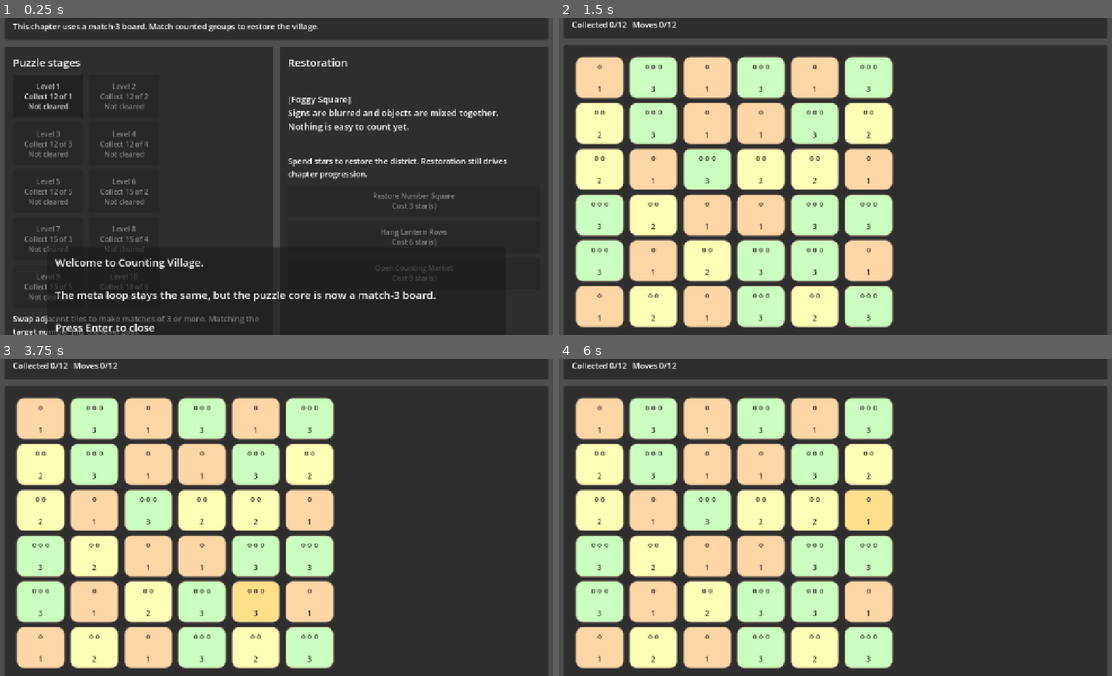
Above: before the commit, frames 1-4 (two rows, left to right).
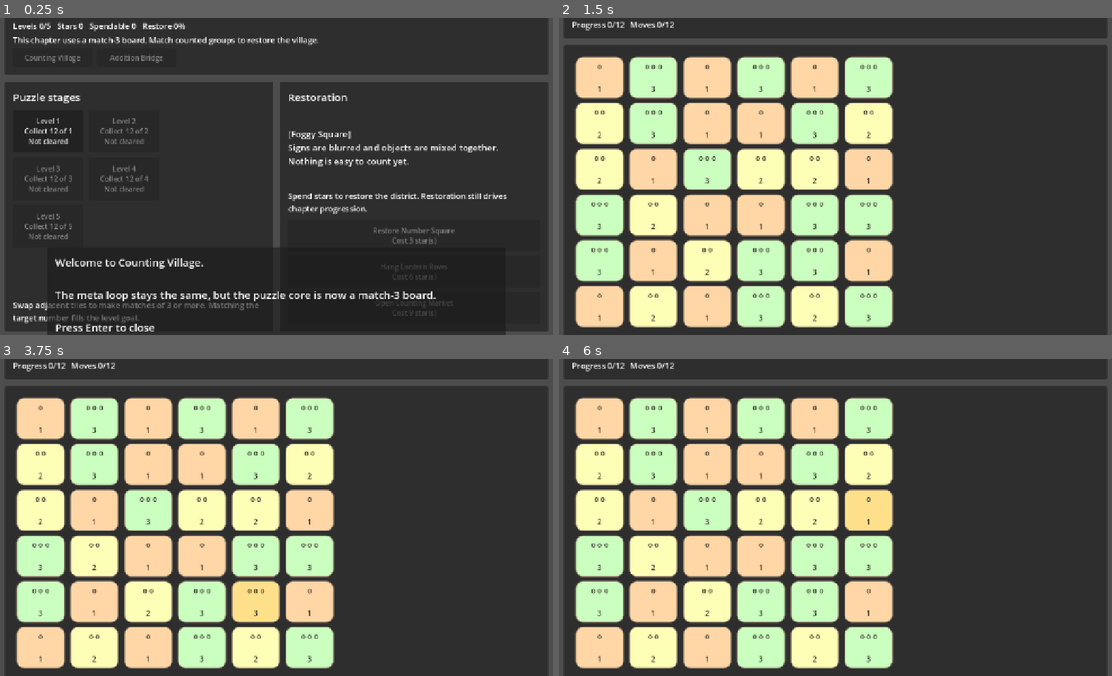
Above: after the commit, the same moments.

Repository: kim130727/math_civilization_rpg
Game: Godot game, scene res://main/Main.tscn
Same seed, same stepped clock (60 frames per second), same inputs: the game is played once before the commit and once after it.
Inputs (mouse positions are in pixels of both pictures, inside the frame that each line leads up to):
- Up to frame 1 (0.25 s): no input
- Up to frame 2 (1.5 s): click "Level 1 Collect 12 of 1 Not c…" at 0.5 s; tap Enter at 1.25 s; move the mouse to (957, 160) at 1.27 s; hold D (ui_right) from 1.28 s (still down); hold E (interact) from 1.28 s (still down); click (957, 160) at 1.42 s
- Up to frame 3 (3.75 s): tap Space at 2, 3.5 s; move the mouse to (165, 533) at 2.02 s; release D (ui_right) at 2.03 s; release E (interact) at 2.03 s; hold S (ui_down) 2.03-2.78 s; tap E (interact) at 2.1, 3.6 s; tap Enter at 2.75 s; move the mouse to (331, 447) at 2.77 s; hold D (ui_right) 2.78-3.53 s; hold E (interact) 2.78-3.53 s; move the mouse to (248, 580) at 3.52 s; hold W (ui_up) from 3.53 s (still down); click (248, 580) at 3.67 s
- Up to frame 4 (6 s): tap Enter at 4.25 s; move the mouse to (1006, 565) at 4.27 s; release W (ui_up) at 4.28 s; hold E (interact) 4.28-5.03 s; hold A (ui_left) 4.28-5.78 s; tap Space at 5 s; move the mouse to (664, 469) at 5.02 s; tap E (interact) at 5.1 s; move the mouse to (863, 517) at 5.77 s; hold S (ui_down) from 5.78 s (still down); hold E (interact) from 5.78 s (still down); click (863, 517) at 5.92 s

The runs differ from the first frame. In frame 1, 12% of the frame differs, in the area x 1-99%, y 1-100%; in frame 2, 0.2%; in frame 3, 0.2%; in frame 4, 0.2%.

Commit message:
추상화 진행을 실제 게임 구조로 넣었습니다.

Diff:
--- a/main/Main.gd
+++ b/main/Main.gd
@@ -26,6 +26,7 @@
 @onready var chapter_label: Label = $MapScreen/MarginContainer/VBoxContainer/HeaderPanel/MarginContainer/HeaderVBox/ChapterLabel
 @onready var progress_label: Label = $MapScreen/MarginContainer/VBoxContainer/HeaderPanel/MarginContainer/HeaderVBox/ProgressLabel
 @onready var chapter_note_label: Label = $MapScreen/MarginContainer/VBoxContainer/HeaderPanel/MarginContainer/HeaderVBox/ChapterNoteLabel
+@onready var chapter_tabs: HBoxContainer = $MapScreen/MarginContainer/VBoxContainer/HeaderPanel/MarginContainer/HeaderVBox/ChapterTabs
 @onready var level_grid: GridContainer = $MapScreen/MarginContainer/VBoxContainer/BodyHBox/LevelsPanel/MarginContainer/LevelsVBox/LevelGrid
 @onready var level_status_label: Label = $MapScreen/MarginContainer/VBoxContainer/BodyHBox/LevelsPanel/MarginContainer/LevelsVBox/LevelStatusLabel
 @onready var restoration_preview_label: Label = $MapScreen/MarginContainer/VBoxContainer/BodyHBox/RestorePanel/MarginContainer/RestoreVBox/PreviewLabel
@@ -76,8 +77,9 @@
 
 	chapter_label.text = "Chapter 1. %s" % chapter.get("title", "Counting Village")
 	progress_label.text = "Levels %d/%d   Stars %d   Spendable %d   Restore %d%%" % [completed_levels, total_levels, total_stars, available_stars, restoration_percent]
-	chapter_note_label.text = "This chapter uses a match-3 board. Match counted groups to restore the village."
-
+	chapter_note_label.text = _get_chapter_note(current_chapter_id)
+
+	_rebuild_chapter_tabs()
 	_rebuild_level_buttons()
 	_rebuild_restoration_tasks()
 	_refresh_restoration_preview()
@@ -102,7 +104,20 @@
 		button.pressed.connect(_open_level.bind(level["id"]))
 		level_grid.add_child(button)
 
-	level_status_label.text = "Swap adjacent tiles to make matches of 3 or more. Matching the target number fills the level goal."
+	level_status_label.text = _get_level_status_text(current_chapter_id)
+
+func _rebuild_chapter_tabs() -> void:
+	for child in chapter_tabs.get_children():
+		child.queue_free()
+
+	for chapter in PuzzleProgress.CHAPTERS:
+		var chapter_id: String = chapter["id"]
+		var button := Button.new()
+		button.text = chapter["title"]
+		button.custom_minimum_size = Vector2(180, 42)
+		button.disabled = not PuzzleProgress.is_chapter_unlocked(chapter_id) or chapter_id == current_chapter_id
+		button.pressed.connect(_switch_chapter.bind(chapter_id))
+		chapter_tabs.add_child(button)
 
 func _rebuild_restoration_tasks() -> void:
 	for child in restoration_task_list.get_children():
@@ -312,20 +327,19 @@
 
 func _resolve_matches(initial_matches: Array) -> void:
 	var cascade_matches: Array = initial_matches
-	var total_target_collected := 0
+	var total_progress_gained := 0
 	var cascade_count := 0
 
 	while not cascade_matches.is_empty():
 		cascade_count += 1
-		total_target_collected += _collect_goal_tiles(cascade_matches)
+		total_progress_gained += _collect_progress_from_matches(cascade_matches)
 		await _animate_match_clear(cascade_matches)
 		await _collapse_board_with_animation()
 		await _fill_empty_cells_with_animation()
 		cascade_matches = _find_all_matches()
 
-	goal_progress += total_target_collected
-	var target_value := int(current_level_data.get("goal_value", 1))
-	puzzle_result_label.text = "Matched %d group tile(s) for value %d." % [total_target_collected, target_value]
+	goal_progress += total_progress_gained
+	puzzle_result_label.text = _get_progress_message(total_progress_gained)
 	if cascade_count > 1:
 		puzzle_result_label.text += " Cascade x%d." % cascade_count
 
@@ -413,11 +427,18 @@
 		tween.parallel().tween_property(item["tile"], "position", _get_cell_position(item["cell"]), _anim(0.22)).set_trans(Tween.TRANS_QUAD).set_ease(Tween.EASE_OUT)
 	await tween.finished
 
-func _collect_goal_tiles(matches: Array) -> int:
-	var goal_value := int(current_level_data.get("goal_value", 1))
+func _collect_progress_from_matches(matches: Array) -> int:
+	var rule: String = current_level_data.get("rule", "counting")
+	if rule == "addition":
+		var total := 0
+		for cell in matches:
+			total += _get_board_value(cell)
+		return total
+
+	var target_value := int(current_level_data.get("target_value", 1))
 	var collected := 0
 	for cell in matches:
-		if _get_board_value(cell) == goal_value:
+		if _get_board_value(cell) == target_value:
 			collected += 1
 	return collected
 
@@ -469,15 +490,14 @@
 
 func _refresh_puzzle_header() -> void:
 	var title: String = current_level_data.get("title", "")
-	var goal_value := int(current_level_data.get("goal_value", 1))
-	var goal_count := int(current_level_data.get("goal_count", 0))
+	var goal_amount := int(current_level_data.get("goal_amount", 0))
 	var move_limit := int(current_level_data.get("move_limit", 0))
 	var hint: String = current_level_data.get("hint", "")
 
 	puzzle_title_label.text = "%s - Match 3" % title
-	puzzle_goal_label.text = "Goal: collect %d tile(s) showing value %d." % [goal_count, goal_value]
+	puzzle_goal_label.text = _get_goal_label()
 	puzzle_hint_label.text = "Hint: %s" % hint
-	puzzle_stats_label.text = "Collected %d/%d   Moves %d/%d" % [goal_progress, goal_count, moves_used, move_limit]
+	puzzle_stats_label.text = "Progress %d/%d   Moves %d/%d" % [goal_progress, goal_amount, moves_used, move_limit]
 	clear_button.disabled = false
 	clear_button.text = "Back to map" if puzzle_finished else "Restart level"
 
@@ -502,8 +522,8 @@
 	tile.add_theme_stylebox_override("panel", _make_tile_style(color))
 
 func _check_for_completion() -> void:
-	var goal_count := int(current_level_data.get("goal_count", 0))
-	if goal_progress >= goal_count:
+	var goal_amount := int(current_level_data.get("goal_amount", 0))
+	if goal_progress >= goal_amount:
 		puzzle_finished = true
 		var stars := _calculate_stars()
 		PuzzleProgress.complete_level(current_level_id, stars)
@@ -560,7 +580,9 @@
 	var star_text := "Not cleared"
 	if best_stars > 0:
 		star_text = "Best %d star(s)" % best_stars
-	return "%s\nCollect %d of %d\n%s" % [level["title"], int(level["goal_count"]), int(level["goal_value"]), star_text]
+	if level.get("rule", "counting") == "addition":
+		return "%s\nReach total %d\n%s" % [level["title"], int(level["goal_amount"]), star_text]
+	return "%s\nCollect %d of %d\n%s" % [level["title"], int(level["goal_amount"]), int(level["target_value"]), star_text]
 
 func _build_restoration_button_text(task: Dictionary, completed: bool) -> String:
 	if completed:
@@ -696,3 +718,29 @@
 
 func _anim(seconds: float) -> float:
 	return seconds * ANIM_SPEED_SCALE
+
+func _switch_chapter(chapter_id: String) -> void:
+	if not PuzzleProgress.is_chapter_unlocked(chapter_id):
+		return
+	current_chapter_id = chapter_id
+	_refresh_map_screen()
+
+func _get_chapter_note(chapter_id: String) -> String:
+	if chapter_id == "addition":
+		return "This chapter turns every match into a visible sum. Build totals to restore the bridge."
+	return "This chapter uses a match-3 board. Match counted groups to restore the village."
+
+func _get_level_status_text(chapter_id: String) -> String:
+	if chapter_id == "addition":
+		return "Swap adjacent tiles to make matches of 3 or more. Every matched number adds to your running total."
+	return "Swap adjacent tiles to make matches of 3 or more. Matching the target number fills the level goal."
+
+func _get_goal_label() -> String:
+	if current_level_data.get("rule", "counting") == "addition":
+		return "Goal: add matched groups until you reach a total of %d." % int(current_level_data.get("goal_amount", 0))
+	return "Goal: collect %d tile(s) showing value %d." % [int(current_level_data.get("goal_amount", 0)), int(current_level_data.get("target_value", 1))]
+
+func _get_progress_message(progress_gained: int) -> String:
+	if current_level_data.get("rule", "counting") == "addition":
+		return "Added %d to the bridge total." % progress_gained
+	return "Collected %d target tile(s)." % progress_gained
--- a/main/Main.tscn
+++ b/main/Main.tscn
@@ -66,6 +66,10 @@
 theme_override_font_sizes/font_size = 18
 text = "Chapter note"
 
+[node name="ChapterTabs" type="HBoxContainer" parent="MapScreen/MarginContainer/VBoxContainer/HeaderPanel/MarginContainer/HeaderVBox"]
+layout_mode = 2
+theme_override_constants/separation = 10
+
 [node name="BodyHBox" type="HBoxContainer" parent="MapScreen/MarginContainer/VBoxContainer"]
 layout_mode = 2
 size_flags_vertical = 3
--- a/scripts/autoload/PuzzleProgress.gd
+++ b/scripts/autoload/PuzzleProgress.gd
@@ -10,33 +10,39 @@
 		"id": "counting",
 		"title": "Counting Village",
 		"concept_name": "number_1",
-		"description": "Match tiles that show groups of counted objects.",
+		"description": "Count visible groups and collect specific number tiles.",
 	},
 	{
 		"id": "addition",
 		"title": "Addition Bridge",
 		"concept_name": "addition",
-		"description": "Combine groups to make the required total.",
+		"description": "Add together matched groups to build a target total.",
 	},
 ]
 
 const COUNTING_LEVELS := [
-	{"id": "count_01", "title": "Level 1", "chapter_id": "counting", "goal_value": 1, "goal_count": 12, "move_limit": 12, "palette": [1, 2, 3], "hint": "Match the tiles that show one object."},
-	{"id": "count_02", "title": "Level 2", "chapter_id": "counting", "goal_value": 2, "goal_count": 12, "move_limit": 12, "palette": [1, 2, 3], "hint": "Collect tiles that show two objects."},
-	{"id": "count_03", "title": "Level 3", "chapter_id": "counting", "goal_value": 3, "goal_count": 12, "move_limit": 13, "palette": [1, 2, 3, 4], "hint": "Three-object groups are the target now."},
-	{"id": "count_04", "title": "Level 4", "chapter_id": "counting", "goal_value": 4, "goal_count": 12, "move_limit": 13, "palette": [2, 3, 4, 5], "hint": "Look for tiles that show four objects."},
-	{"id": "count_05", "title": "Level 5", "chapter_id": "counting", "goal_value": 5, "goal_count": 12, "move_limit": 14, "palette": [2, 3, 4, 5], "hint": "Five-object groups are larger, so scan carefully."},
-	{"id": "count_06", "title": "Level 6", "chapter_id": "counting", "goal_value": 2, "goal_count": 15, "move_limit": 14, "palette": [1, 2, 3, 4, 5], "hint": "Collect more 2s before the move limit runs out."},
-	{"id": "count_07", "title": "Level 7", "chapter_id": "counting", "goal_value": 3, "goal_count": 15, "move_limit": 14, "palette": [1, 2, 3, 4, 5], "hint": "Set up chain reactions with 3s."},
-	{"id": "count_08", "title": "Level 8", "chapter_id": "counting", "goal_value": 4, "goal_count": 15, "move_limit": 15, "palette": [2, 3, 4, 5, 6], "hint": "Four-object groups now share the board with larger sets."},
-	{"id": "count_09", "title": "Level 9", "chapter_id": "counting", "goal_value": 5, "goal_count": 15, "move_limit": 15, "palette": [2, 3, 4, 5, 6], "hint": "Build matches that feed more 5s onto the board."},
-	{"id": "count_10", "title": "Level 10", "chapter_id": "counting", "goal_value": 6, "goal_count": 18, "move_limit": 16, "palette": [3, 4, 5, 6], "hint": "Final village test: count the biggest groups with confidence."},
+	{"id": "count_01", "title": "Level 1", "chapter_id": "counting", "rule": "counting", "target_value": 1, "goal_amount": 12, "move_limit": 12, "palette": [1, 2, 3], "hint": "Match the tiles that show one object."},
+	{"id": "count_02", "title": "Level 2", "chapter_id": "counting", "rule": "counting", "target_value": 2, "goal_amount": 12, "move_limit": 12, "palette": [1, 2, 3], "hint": "Collect tiles that show two objects."},
+	{"id": "count_03", "title": "Level 3", "chapter_id": "counting", "rule": "counting", "target_value": 3, "goal_amount": 12, "move_limit": 13, "palette": [1, 2, 3, 4], "hint": "Three-object groups are the target now."},
+	{"id": "count_04", "title": "Level 4", "chapter_id": "counting", "rule": "counting", "target_value": 4, "goal_amount": 12, "move_limit": 13, "palette": [2, 3, 4, 5], "hint": "Look for tiles that show four objects."},
+	{"id": "count_05", "title": "Level 5", "chapter_id": "counting", "rule": "counting", "target_value": 5, "goal_amount": 12, "move_limit": 14, "palette": [2, 3, 4, 5], "hint": "Five-object groups are larger, so scan carefully."},
+]
+
+const ADDITION_LEVELS := [
+	{"id": "add_01", "title": "Level 1", "chapter_id": "addition", "rule": "addition", "goal_amount": 18, "move_limit": 10, "palette": [1, 2, 3], "hint": "Every matched tile adds its value to the bridge total."},
+	{"id": "add_02", "title": "Level 2", "chapter_id": "addition", "rule": "addition", "goal_amount": 24, "move_limit": 10, "palette": [1, 2, 3, 4], "hint": "Look for larger groups to build the total faster."},
+	{"id": "add_03", "title": "Level 3", "chapter_id": "addition", "rule": "addition", "goal_amount": 32, "move_limit": 11, "palette": [1, 2, 3, 4], "hint": "Chain reactions are a good way to add more at once."},
+	{"id": "add_04", "title": "Level 4", "chapter_id": "addition", "rule": "addition", "goal_amount": 40, "move_limit": 11, "palette": [2, 3, 4, 5], "hint": "Higher values matter more now."},
+	{"id": "add_05", "title": "Level 5", "chapter_id": "addition", "rule": "addition", "goal_amount": 48, "move_limit": 12, "palette": [2, 3, 4, 5], "hint": "Final bridge test: build the target total efficiently."},
 ]
 
 const RESTORATION_TASKS := [
 	{"id": "count_square", "chapter_id": "counting", "title": "Restore Number Square", "description": "Organize the village plaza so objects can be counted clearly.", "cost": 3},
 	{"id": "count_lanterns", "chapter_id": "counting", "title": "Hang Lantern Rows", "description": "Bring pattern and rhythm to the main street.", "cost": 6},
 	{"id": "count_market", "chapter_id": "counting", "title": "Open Counting Market", "description": "Every stall now shows neat groups and price tags.", "cost": 9},
+	{"id": "add_pillars", "chapter_id": "addition", "title": "Raise Bridge Pillars", "description": "Add stone supports so the bridge can carry grouped weight.", "cost": 4},
+	{"id": "add_arch", "chapter_id": "addition", "title": "Complete the Main Arch", "description": "Balanced sums hold the bridge together.", "cost": 8},
+	{"id": "add_caravan", "chapter_id": "addition", "title": "Open the Trade Route", "description": "The bridge now supports travelers and supplies.", "cost": 12},
 ]
 
 var stars_by_level: Dictionary = {}
@@ -57,7 +63,7 @@
 
 func get_levels_for_chapter(chapter_id: String) -> Array[Dictionary]:
 	var results: Array[Dictionary] = []
-	for level in COUNTING_LEVELS:
+	for level in _all_levels():
 		if level["chapter_id"] == chapter_id:
 			results.append(level)
 	return results
@@ -70,7 +76,7 @@
 	return results
 
 func get_level(level_id: String) -> Dictionary:
-	for level in COUNTING_LEVELS:
+	for level in _all_levels():
 		if level["id"] == level_id:
 			return level
 	return {}
@@ -80,7 +86,7 @@
 
 func get_total_stars(chapter_id: String = "") -> int:
 	var total := 0
-	for level in COUNTING_LEVELS:
+	for level in _all_levels():
 		if chapter_id != "" and level["chapter_id"] != chapter_id:
 			continue
 		total += get_stars_for_level(level["id"])
@@ -178,3 +184,9 @@
 	var concept_name: String = chapter.get("concept_name", "")
 	if concept_name != "":
 		AbstractionManager.unlock_concept(concept_name)
+
+func _all_levels() -> Array[Dictionary]:
+	var results: Array[Dictionary] = []
+	results.append_array(COUNTING_LEVELS)
+	results.append_array(ADDITION_LEVELS)
+	return results
